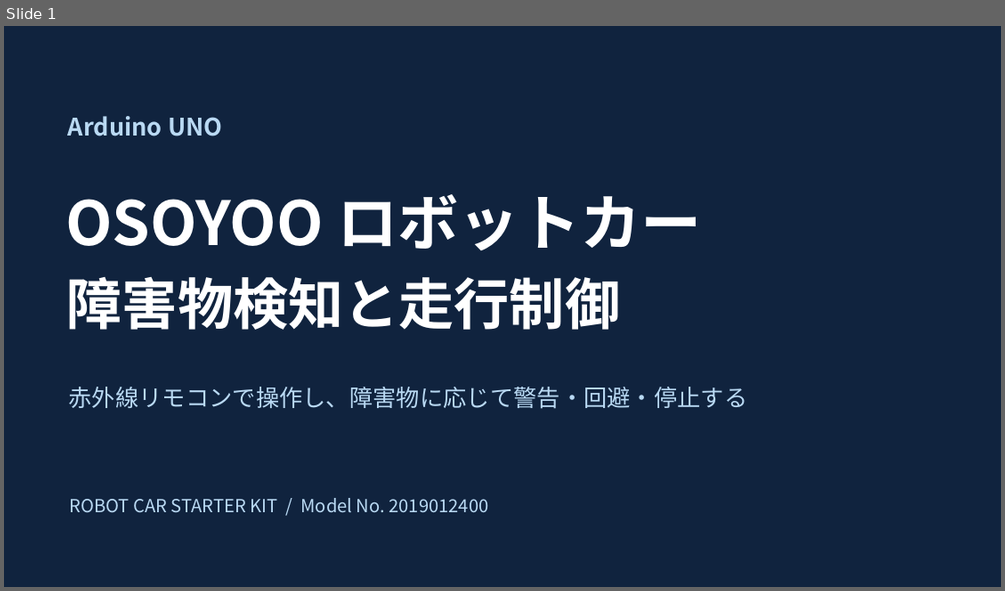
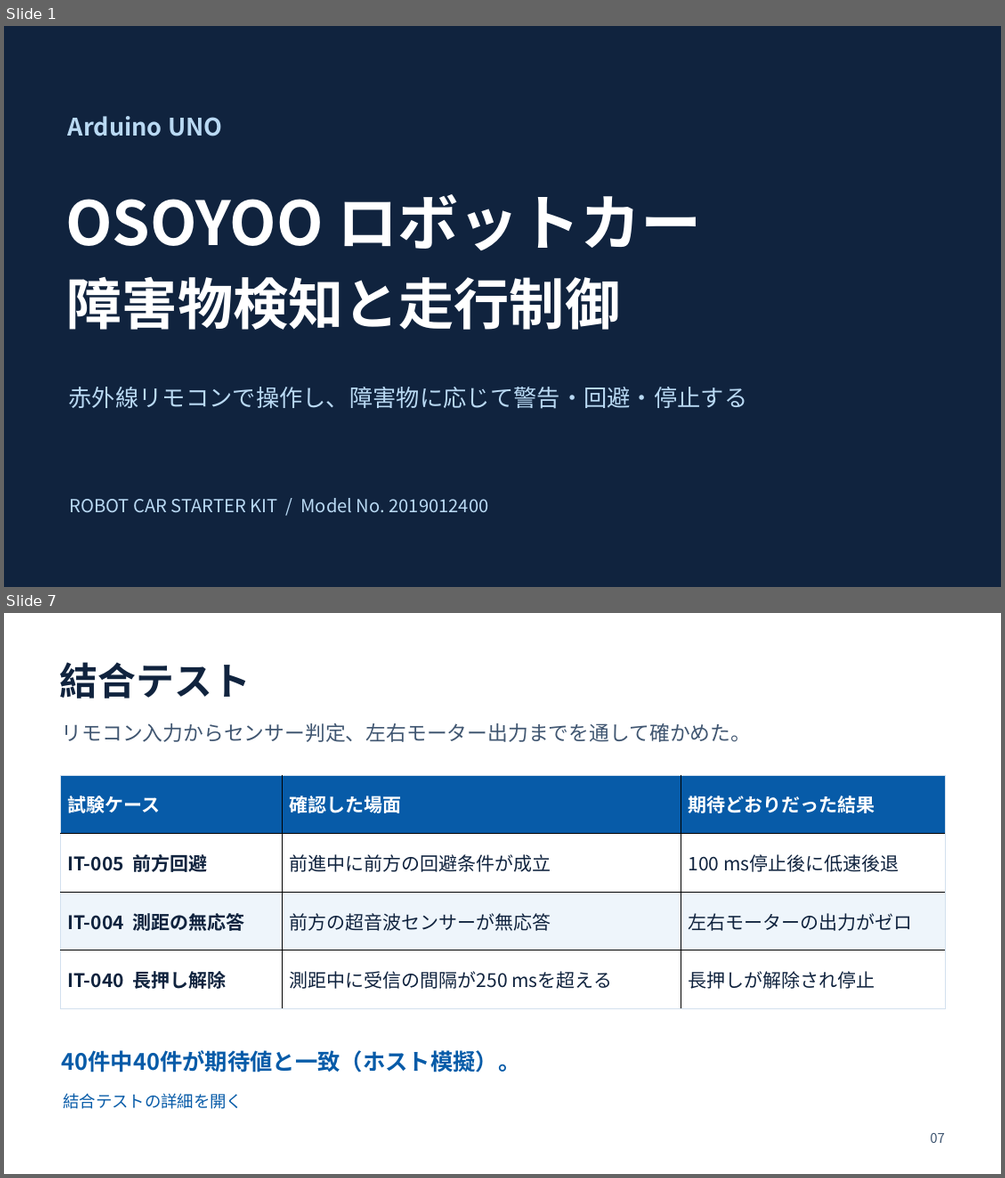
Before and after one commit to aaa1550/-, a slide deck: docs/files/OSOYOO_robot_car_presentation.pptx. Shown one above the other, each under a label of ours: slide 1 before the commit, slides 1 and 7 after it; the slides between them are not shown. The pictures are 1005x591 and 1005x1178 pixels, drawn with LibreOffice and Linux fonts; fonts in the diff are those of the drawing. Boxes give left, top, right and bottom in pixels: in the first picture for what was removed or moved away, otherwise in the second. Text is boxed around its words. In the diff, an @@ line names an element or a change of style, - is before the commit and + after.

```diff
--- a/docs/files/OSOYOO_robot_car_presentation.pptx
+++ b/docs/files/OSOYOO_robot_car_presentation.pptx
@@ slide 7 added at <box>4,613,1001,1174</box>, background #FFFFFF @@
@@ text added at <box>60,662,251,698</box>, 36.8 pt, text #10233E, bold @@
+結合テスト
@@ text added at <box>62,723,751,742</box>, 19.5 pt, text #405671 @@
+リモコン入力からセンサー判定、左右モーター出力までを通して確かめた。
@@ table added at <box>60,775,945,1008</box>, 4 rows, 3 columns @@
+試験ケース | 確認した場面 | 期待どおりだった結果
+IT-005 前方回避 | 前進中に前方の回避条件が成立 | 100 ms停止後に低速後退
+IT-004 測距の無応答 | 前方の超音波センサーが無応答 | 左右モーターの出力がゼロ
+IT-040 長押し解除 | 測距中に受信の間隔が250 msを超える | 長押しが解除され停止
@@ text added at <box>62,1050,521,1072</box>, 21.8 pt, text #075BA8, bold @@
+40件中40件が期待値と一致（ホスト模擬）。
@@ text added at <box>63,1093,243,1109</box>, 15.8 pt, text #075BA8 @@
+結合テストの詳細を開く
@@ text added at <box>930,1133,945,1143</box>, 12.8 pt, text #405671 @@
+07
```
Also in this commit, not shown: 3 slides changed, 4 other slides added, 7 slides removed, 1 other file.
